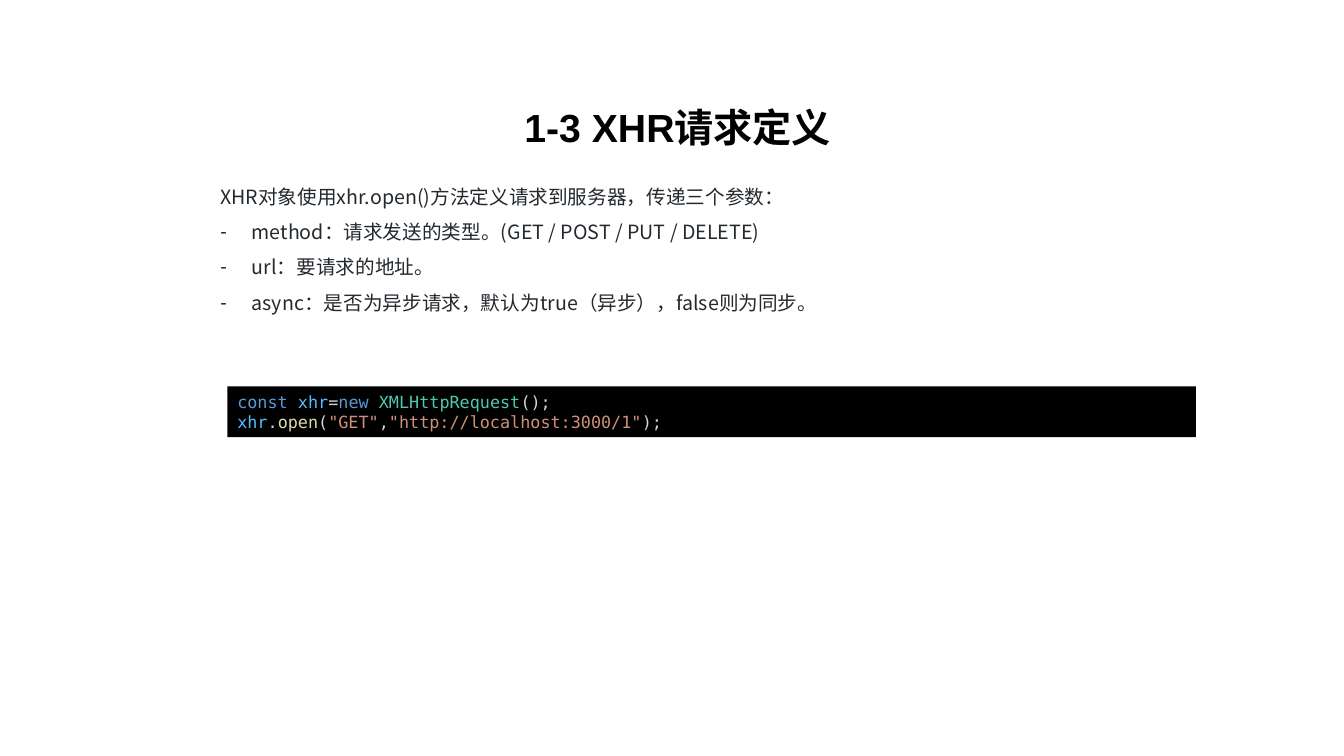
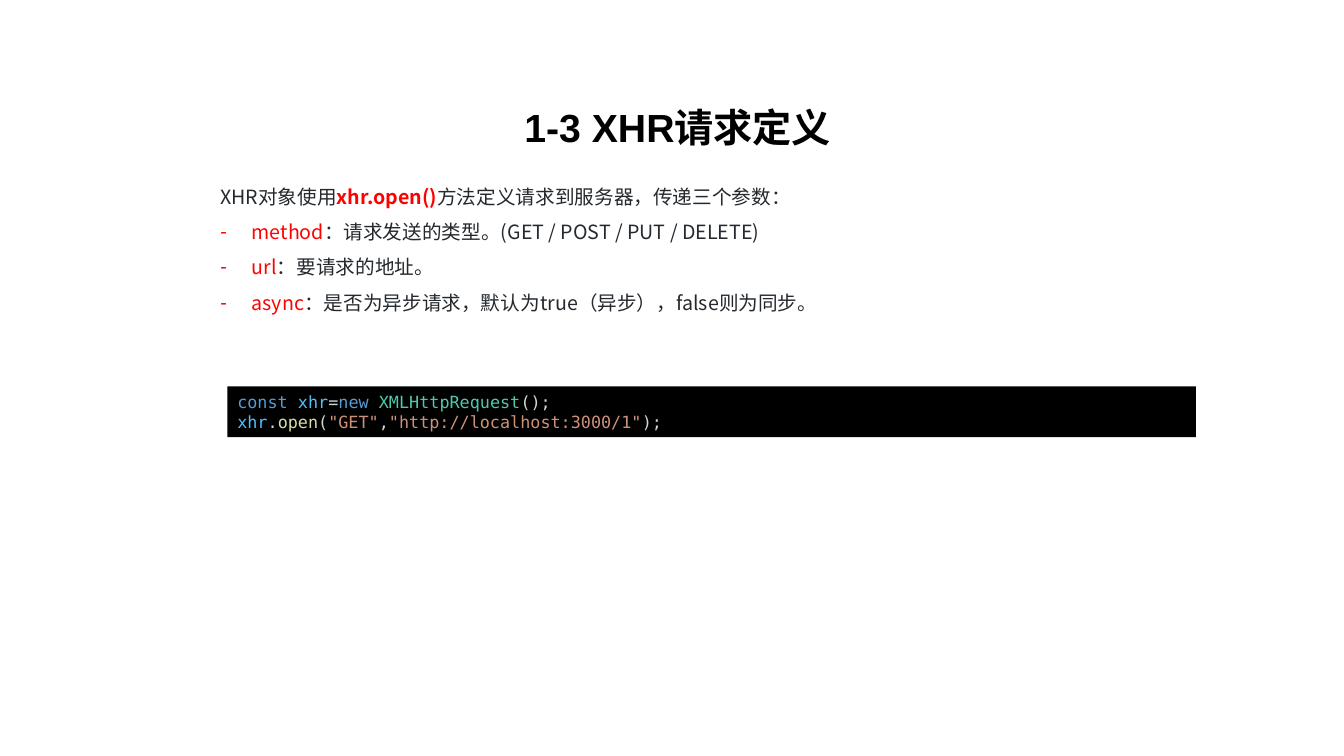
Before and after one commit to CowenZhengHao/ajax, a slide deck: slide 10 of 课件.pptx. Drawn at 1344x756 pixels with LibreOffice and Linux fonts; fonts in the diff are those of the drawing. Boxes give left, top, right and bottom in pixels: in the first picture for what was removed or moved away, otherwise in the second. Text is boxed around its words. In the diff, an @@ line names an element or a change of style, - is before the commit and + after.

```diff
--- a/课件.pptx
+++ b/课件.pptx
@@ text "XHR对象使用xhr.open()方法定义请求到服务器，传递三个参数：" at [220,187,817,315]: text colour #24292E to #FF0000 in "XHR对象使用xhr.open()方法定义请求到服务器，传递三个参数：", "method：请求发送的类型。(GET", "url：要请求的地址。", "async：是否为异步请求，默认为true（异步），false则为同步。"; bold on in "XHR对象使用xhr.open()方法定义请求到服务器，传递三个参数：" @@
```
Also in this commit, not shown: 5 other slides changed, 1 slide added, 1 other file.
